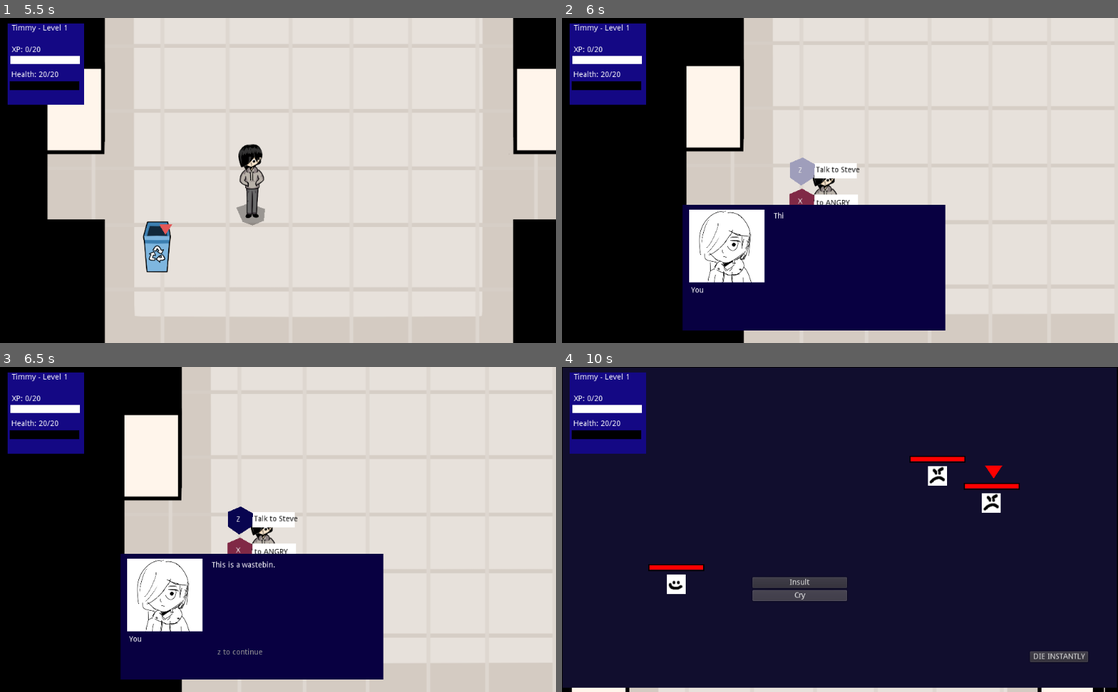
Above: before the commit, frames 1-4 (two rows, left to right).
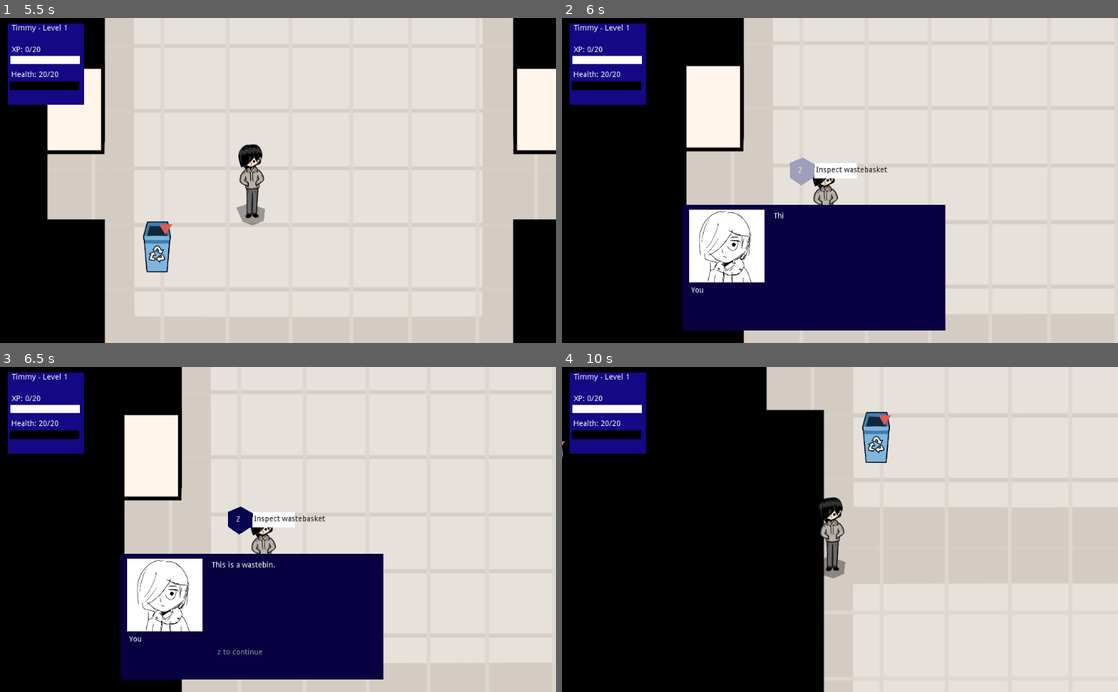
Above: after the commit, the same moments.

Repository: johnfn/ld49
Game: Godot game, scene res://Main.tscn
Same seed, same stepped clock (60 frames per second), same inputs: the game is played once before the commit and once after it.
Inputs (mouse positions are in pixels of both pictures, inside the frame that each line leads up to):
- Up to frame 1 (5.5 s): move the mouse to (400, 164) at 0.52 s; hold Right (ui_right) 0.53-1.28 s; tap Z (action) at 0.6, 1.55, 2.1, 3.05, 3.6, 5.3 s; tap X (angry) at 0.8, 1.35, 2.3, 2.85, 3.8, 5.1 s; move the mouse to (166, 196) at 1.27 s; hold Down (ui_down) 1.28-2.03 s; move the mouse to (333, 109) at 2.02 s; hold Right (ui_right) 2.03-2.78 s; move the mouse to (250, 245) at 2.77 s; hold Up (ui_up) 2.78-3.53 s; move the mouse to (444, 229) at 3.52 s; hold Left (ui_left) 3.53-4.25 s; tap I (inventory) at 4.15 s; click "Done" at 4.25 s; move the mouse to (111, 131) at 5.02 s; hold Left (ui_left) from 5.03 s (still down)
- Up to frame 2 (6 s): move the mouse to (867, 180) at 5.77 s; release Left (ui_left) at 5.78 s; hold Down (ui_down) from 5.78 s (still down); tap Z (action) at 5.85 s
- Up to frame 3 (6.5 s): keep holding Down (ui_down); tap X (angry) at 6.05 s
- Up to frame 4 (10 s): move the mouse to (756, 448) at 6.52 s; release Down (ui_down) at 6.53 s; hold Right (ui_right) 6.53-7.28 s; tap X (angry) at 6.6, 7.55, 8.1, 9.05, 9.6 s; tap Z (action) at 6.8, 7.35, 8.3, 8.85, 9.8 s; move the mouse to (962, 513) at 7.27 s; hold Up (ui_up) 7.28-8.03 s; tap Enter at 8 s; move the mouse to (728, 545) at 8.02 s; hold Right (ui_right) 8.03-8.78 s; move the mouse to (895, 458) at 8.77 s; hold Down (ui_down) 8.78-9.53 s; move the mouse to (812, 594) at 9.52 s; hold Left (ui_left) from 9.53 s (still down)

Frame 1 is identical in both runs. In frame 2, 0.6% of the frame differs, in the area x 40-59%, y 45-58%; in frame 3, 0.6%; in frame 4, 96%, in the area x 0-100%, y 0-100%.

Commit message:
Only get angry at things when u should be able to.

Diff:
--- a/Globals.gd
+++ b/Globals.gd
@@ -61,6 +61,9 @@
 
   return camera
 
+func has_true_enlightenment() -> bool:
+  return inventory_contents.has(InventoryItem.TrueEnlightenment)
+
 enum ENEMIES {
   Steve,
   Gteve,
@@ -97,7 +100,7 @@
     "interaction": "Inspect wastebasket",
     "health": 5,
     "xp": 15,
-    "is_inanimate": false,
+    "is_inanimate": true,
     "tscn": load("res://BattleEnemy.tscn"),
   },
 
--- a/InteractionMarker.gd
+++ b/InteractionMarker.gd
@@ -72,7 +72,7 @@
     animation.play("ChooseInteract")
     choose_interact()
 
-  if Input.is_action_just_pressed("angry") and G.mode == G.PauseMode.None:
+  if Input.is_action_just_pressed("angry") and G.mode == G.PauseMode.None and can_get_angry():
     animation.advance(9999)
     state = State.ChooseAngryAnim
     animation.play("ChooseAngry")
@@ -80,6 +80,11 @@
 
 func update_labels():
   interact_label.text = G.enemy_info[interactor.enemy_type].interaction
+
+func can_get_angry() -> bool:
+  var is_inanimate = G.enemy_info[interactor.enemy_type].is_inanimate
+
+  return (not is_inanimate) or (G.has_true_enlightenment())
 
 func _process(delta):
   if Engine.editor_hint:
@@ -93,6 +98,8 @@
 
   if G.in_battle:
     return
+
+  $Menu/AngryMenuItem.visible = can_get_angry()
 
   match state:
     State.Invisible:
--- a/Main.tscn
+++ b/Main.tscn
@@ -64,6 +64,7 @@
 [node name="Wastebin" parent="." instance=ExtResource( 4 )]
 position = Vector2( 200, 840 )
 dialog = "wastebin_dialog"
+enemy_type = 2
 
 [node name="Player" parent="." instance=ExtResource( 1 )]
 position = Vector2( 361.014, 711.089 )
--- a/Npc.tscn
+++ b/Npc.tscn
@@ -1,26 +1,18 @@
-[gd_scene load_steps=6 format=2]
+[gd_scene load_steps=5 format=2]
 
 [ext_resource path="res://Npc.gd" type="Script" id=1]
 [ext_resource path="res://InteractionMarker.tscn" type="PackedScene" id=2]
 [ext_resource path="res://art/overworld/recyclingbin.png" type="Texture" id=3]
 
-[sub_resource type="RectangleShape2D" id=3]
+[sub_resource type="RectangleShape2D" id=1]
 extents = Vector2( 20, 20 )
-
-[sub_resource type="OccluderPolygon2D" id=2]
-cull_mode = 1
-polygon = PoolVector2Array( -40, 0, -40, 40, 11.3008, 40.1771, 12.9426, -0.458099 )
 
 [node name="Npc" type="StaticBody2D"]
 script = ExtResource( 1 )
 
 [node name="CollisionShape2D" type="CollisionShape2D" parent="."]
 position = Vector2( 20, 20 )
-shape = SubResource( 3 )
-
-[node name="LightOccluder2D" type="LightOccluder2D" parent="."]
-position = Vector2( 27.9356, -0.388 )
-occluder = SubResource( 2 )
+shape = SubResource( 1 )
 
 [node name="recyclingbin" type="Sprite" parent="."]
 position = Vector2( 19.8158, -28.6548 )
Not shown: 2 places in InteractionMarker.tscn that only renumber resources
